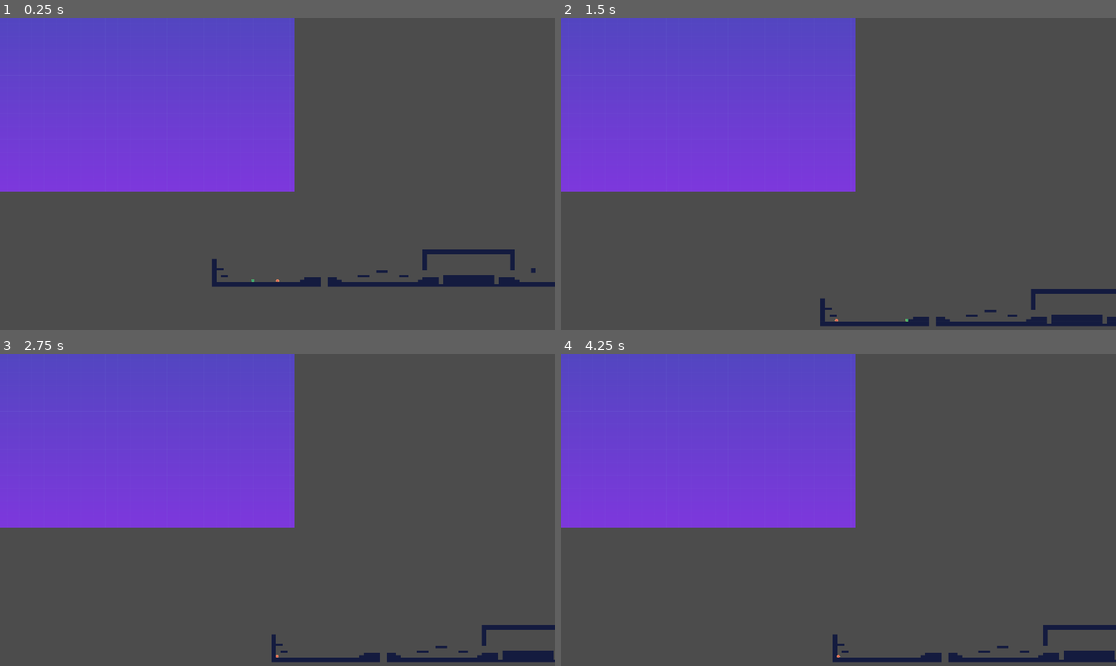
Above: before the commit, frames 1-4 (two rows, left to right).
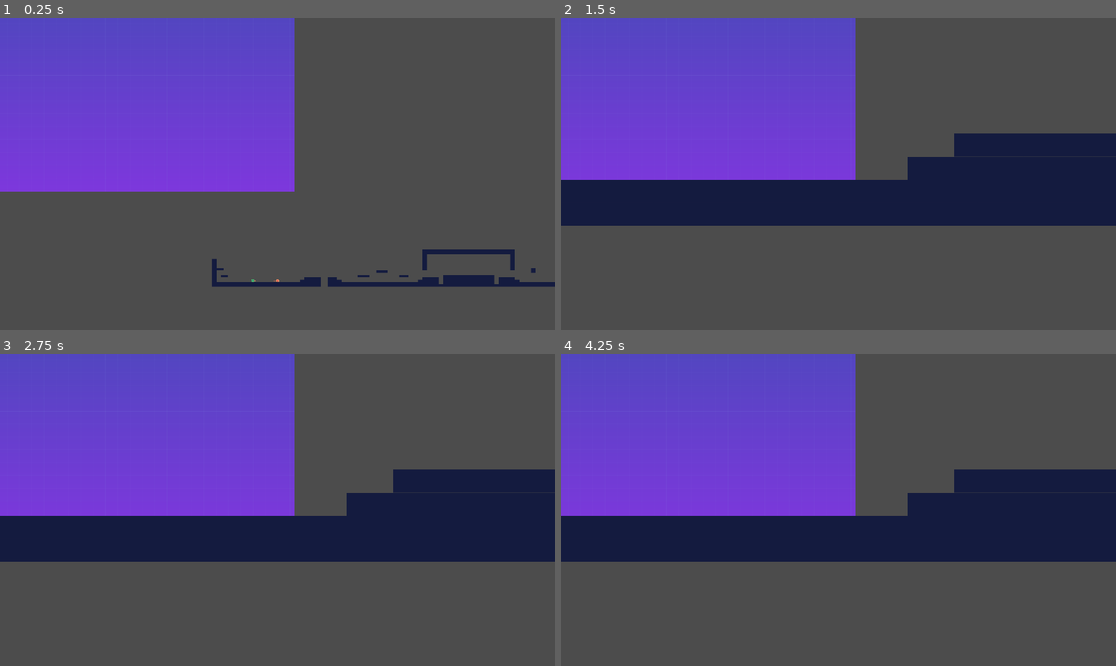
Above: after the commit, the same moments.

Repository: kigari94/IAS
Game: Godot game, scene res://src/Levels/Level01.tscn
The game is run twice, just before and just after one commit, with the same random seed, the same clock (stepped at 60 frames per second) and the same inputs. This scene is started directly instead of the project's main scene.
Inputs:
- Up to frame 1 (0.25 s): no input
- Up to frame 2 (1.5 s): hold Left (move_left_p2) 0.53-1.28 s; hold D (move_right) from 0.53 s (still down); tap W (jump) at 0.77 s; tap Right (move_right_p2) at 1.35 s
- Up to frame 3 (2.75 s): tap W (jump) at 1.52 s; tap Enter at 2 s; release D (move_right) at 2.03 s; hold A (move_left) from 2.03 s (still down); hold Left (move_left_p2) from 2.03 s (still down)
- Up to frame 4 (4.25 s): release A (move_left) at 2.78 s; release Left (move_left_p2) at 2.78 s; hold D (move_right) from 2.78 s (still down); tap Right (move_right_p2) at 2.85 s; tap W (jump) at 3.02, 3.77 s; hold Left (move_left_p2) from 3.53 s (still down)

The runs differ from the first frame. In frame 1, less than 0.1% of the frame differs, in the area x 45-50%, y 83-85%; in frame 2, 21%, in the area x 0-100%, y 36-99%; in frame 3, 21%; in frame 4, 21%.

Commit message:
player weapons

Diff:
--- a/src/Actors/Player.tscn
+++ b/src/Actors/Player.tscn
@@ -2,6 +2,7 @@
 
 [ext_resource path="res://src/Actors/Player.gd" type="Script" id=1]
 [ext_resource path="res://assets/player.png" type="Texture" id=2]
+[ext_resource path="res://src/Objects/Weapon.tscn" type="PackedScene" id=3]
 
 [sub_resource type="OccluderPolygon2D" id=1]
 polygon = PoolVector2Array( -47.7193, -80.1353, -45.552, -86.1556, -40.2541, -93.1392, -32.7889, -96.9922, 32.4715, -96 …(218 unchanged characters)…
@@ -11,9 +12,6 @@
 
 [sub_resource type="RectangleShape2D" id=3]
 extents = Vector2( 45.6478, 41.7715 )
-
-[sub_resource type="RectangleShape2D" id=4]
-extents = Vector2( 52.2752, 10.7155 )
 
 [node name="Player" type="KinematicBody2D"]
 collision_mask = 4
@@ -54,12 +52,7 @@
 position = Vector2( 0, -48 )
 shape = SubResource( 3 )
 
-[node name="AttackDetector" type="Area2D" parent="."]
-collision_mask = 16
-
-[node name="CollisionShape2D" type="CollisionShape2D" parent="AttackDetector"]
-modulate = Color( 0.337255, 0.223529, 1, 1 )
-shape = SubResource( 4 )
+[node name="Weapon" parent="." instance=ExtResource( 3 )]
 
 [node name="Timer" type="Timer" parent="."]
 
--- a/src/Actors/Player2.tscn
+++ b/src/Actors/Player2.tscn
@@ -1,7 +1,8 @@
-[gd_scene load_steps=7 format=2]
+[gd_scene load_steps=8 format=2]
 
 [ext_resource path="res://src/Actors/Player2.gd" type="Script" id=1]
 [ext_resource path="res://assets/player2.png" type="Texture" id=2]
+[ext_resource path="res://src/Objects/Weapon.tscn" type="PackedScene" id=3]
 
 [sub_resource type="OccluderPolygon2D" id=1]
 polygon = PoolVector2Array( -47.7193, -80.1353, -45.552, -86.1556, -40.2541, -93.1392, -32.7889, -96.9922, 32.4715, -96 …(218 unchanged characters)…
@@ -55,6 +56,9 @@
 position = Vector2( 0, -48 )
 shape = SubResource( 3 )
 
+[node name="Weapon" parent="." instance=ExtResource( 3 )]
+position = Vector2( -186, 6 )
+
 [node name="AttackDetector" type="Area2D" parent="."]
 collision_mask = 16
 
--- /dev/null
+++ b/src/Objects/Weapon.tscn
@@ -0,0 +1,23 @@
+[gd_scene load_steps=3 format=2]
+
+[ext_resource path="res://assets/player2.png" type="Texture" id=1]
+
+[sub_resource type="CapsuleShape2D" id=1]
+height = 38.0
+
+[node name="Weapon" type="Node2D"]
+
+[node name="Area2D" type="Area2D" parent="."]
+position = Vector2( 49, -47 )
+collision_layer = 2
+collision_mask = 9
+
+[node name="CollisionShape2D" type="CollisionShape2D" parent="Area2D"]
+position = Vector2( 28, 2 )
+rotation = 1.57079
+shape = SubResource( 1 )
+
+[node name="Sprite" type="Sprite" parent="Area2D"]
+position = Vector2( 28, 1 )
+scale = Vector2( 0.537, 0.203 )
+texture = ExtResource( 1 )
